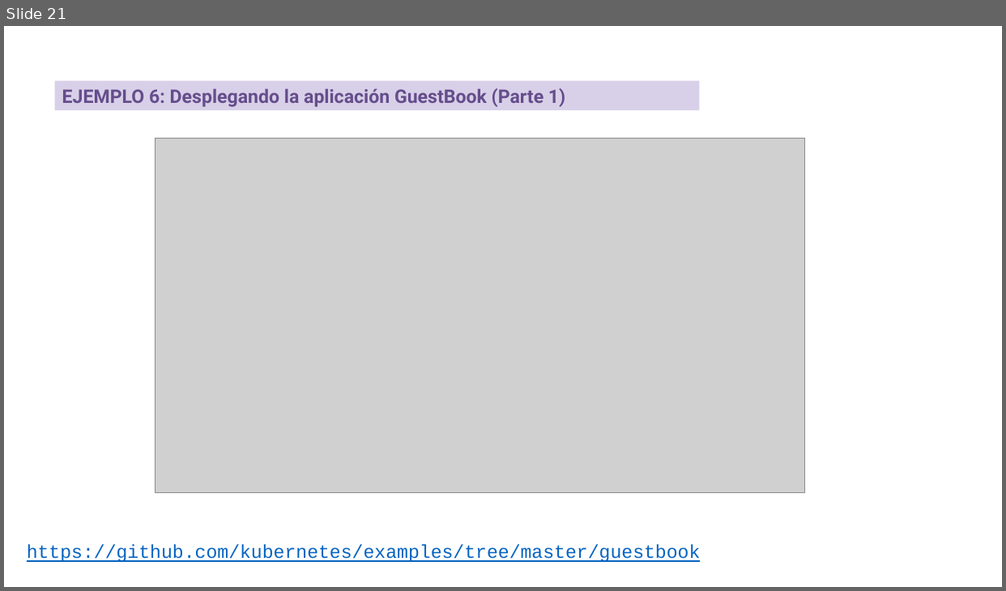
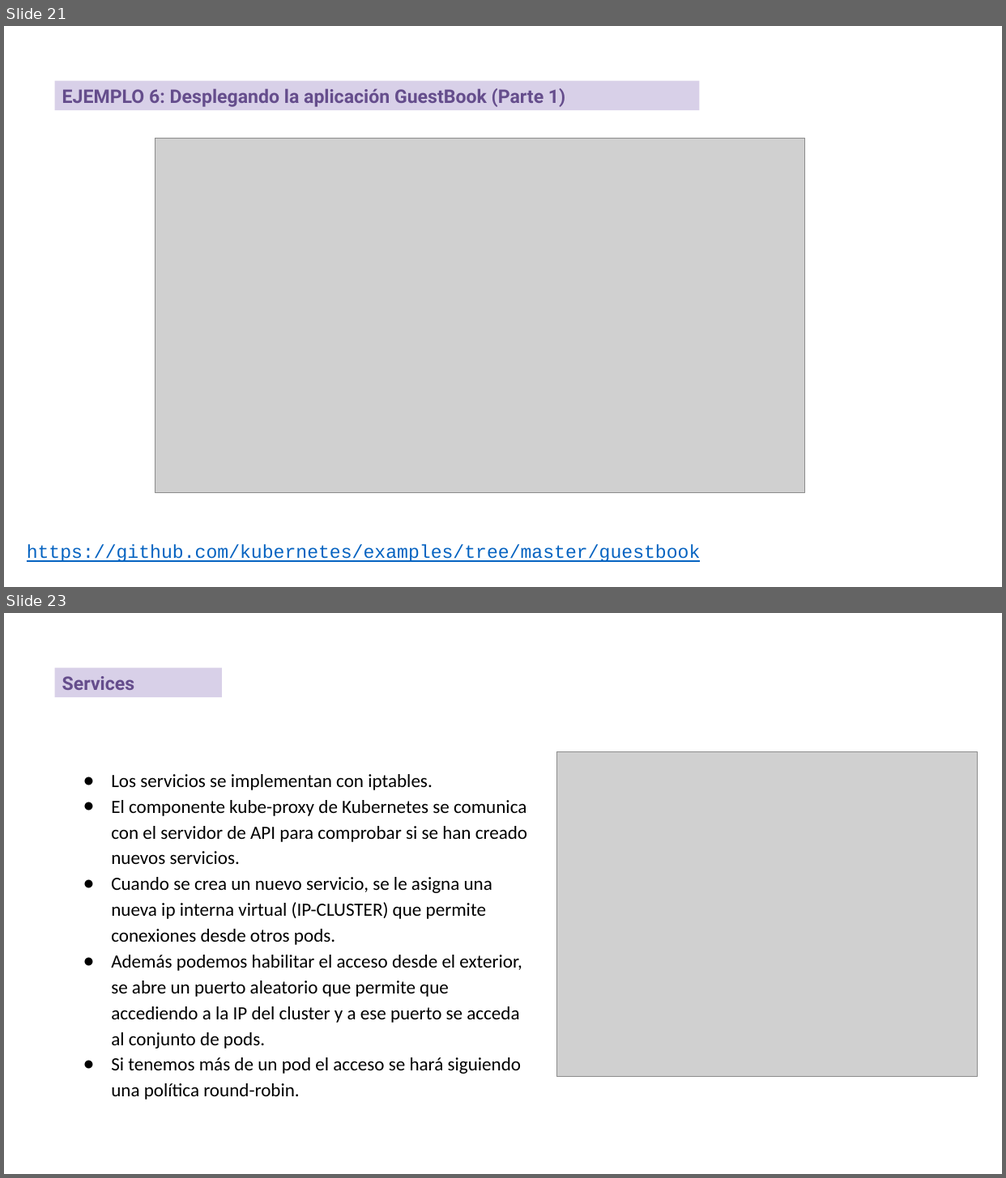
Before and after one commit to iesgn/curso_kubernetes_2020, a slide deck: unidad2/presentacion_sesion2.odp. Shown one above the other, each under a label of ours: slide 21 before the commit, slides 21 and 23 after it; the slides between them are not shown. The pictures are 1006x591 and 1006x1178 pixels, drawn with LibreOffice and Linux fonts; fonts in the diff are those of the drawing; grey boxes stand for pictures. Boxes give left, top, right and bottom in pixels: in the first picture for what was removed or moved away, otherwise in the second. Text is boxed around its words. In the diff, an @@ line names an element or a change of style, - is before the commit and + after.

Commit message:
Añado services en la sesión 2

```diff
--- a/unidad2/presentacion_sesion2.odp
+++ b/unidad2/presentacion_sesion2.odp
@@ slide 23 added at box(4, 613, 1002, 1174), background #FFFFFF @@
@@ rectangle added at box(55, 667, 222, 697), fill #D8D0E8, 18 pt, text #654D8C, bold @@
+Services
@@ picture added at box(557, 752, 978, 1077) @@
@@ text added at box(111, 774, 527, 1100), 18 pt, text #000000 @@
+● Los servicios se implementan con iptables.
+● El componente kube-proxy de Kubernetes se comunica con el servidor de API para comprobar si se han creado nuevos servicios.
+● Cuando se crea un nuevo servicio, se le asigna una nueva ip interna virtual (IP-CLUSTER) que permite conexiones desde otros pods.
+● Además podemos habilitar el acceso desde el exterior, se abre un puerto aleatorio que permite que accediendo a la IP del cluster y a ese puerto se acceda al conjunto de pods.
+● Si tenemos más de un pod el acceso se hará siguiendo una política round-robin.
```
Also in this commit, not shown: 7 other slides added, 9 other files.
